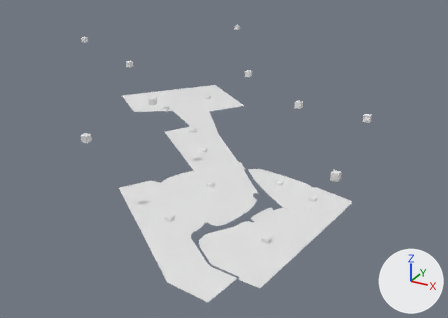
The glTF model public/zones.glb, before and after one commit.
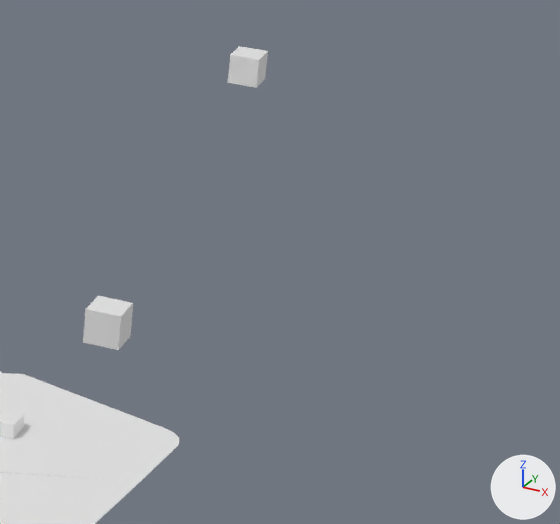
The first picture shows the older version from a camera (50 mm lens) standing at (715.0, -1152.0, 615.0) and looking at (5.0, 139.0, -30.0). The close-ups show both versions on the part from 70% to 98% of the width and 32% to 70% of the height of that picture; other places that the commit changed are outside them. Arrows for +X, +Y and +Z are at lower right; the lights stay in place.

In view in the first close-up: '_06Camera', '_06Zone', '_07Camera', '_07Target', '_07Zone'.
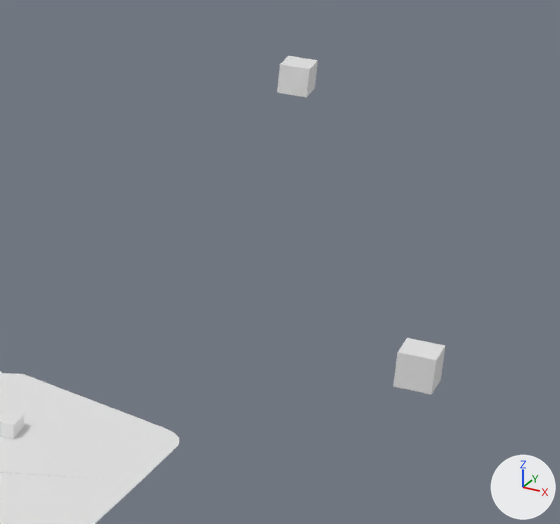
Changed parts and their boxes (x1, y1, x2, y2) in the close-ups (560 x 524 px):
'_06Camera', moved
    before: (83, 296, 133, 350)
    after: (393, 338, 445, 395)
'_07Camera', moved
    before: (228, 46, 268, 88)
    after: (277, 56, 318, 98)

What the commit changed:
Object '_06Camera' (ob_06camera) moves from (420.7, -223.4, 165.6) to (534.1, -203.8, 165.6).
Object '_07Camera' (ob_07camera) moves from (382.4, 82.2, 165.6) to (406.9, 80.5, 165.6).
